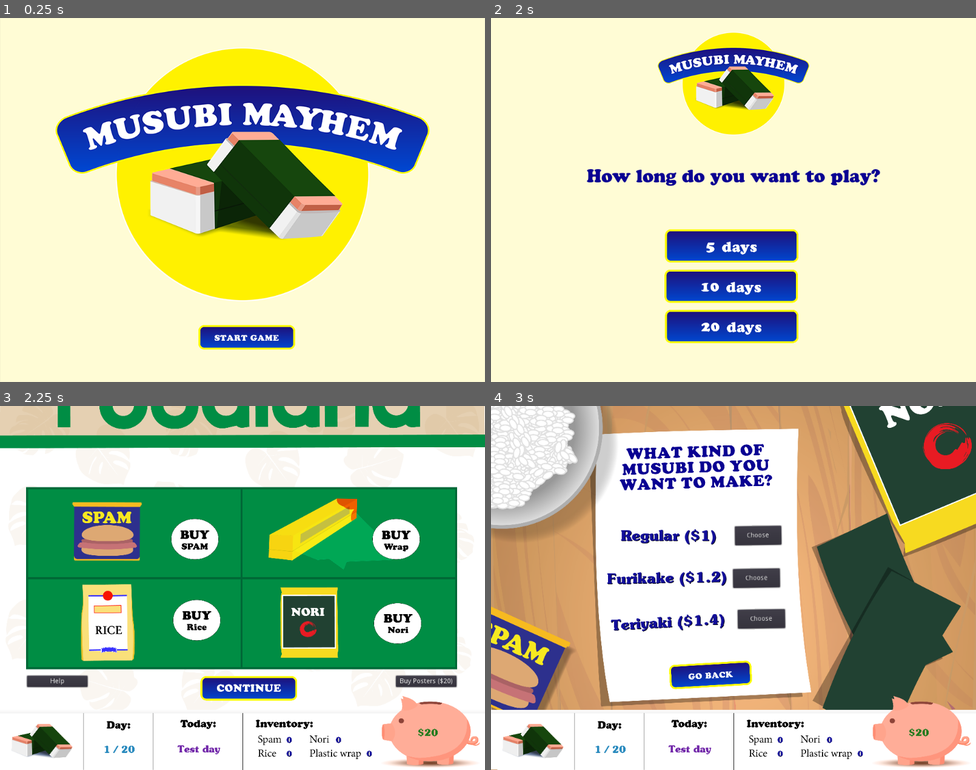
Above: before the commit, frames 1-4 (two rows, left to right).
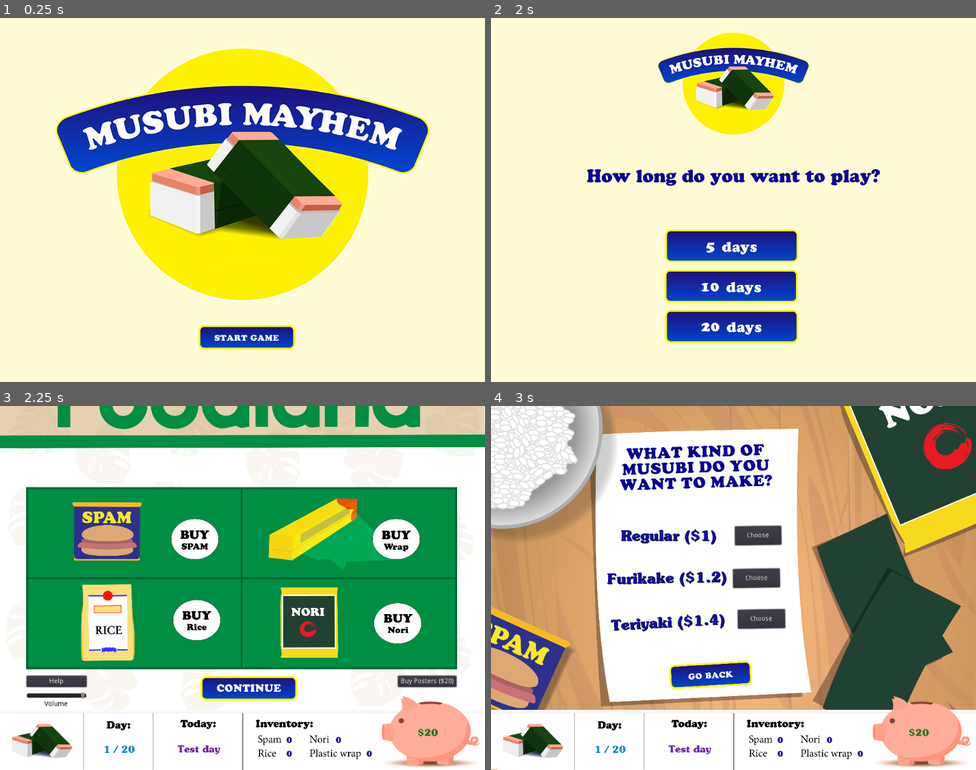
Above: after the commit, the same moments.

Repository: CactusQ/Musubi
Game: Godot game, scene res://scenes/1Main.tscn
The game is run twice, just before and just after one commit, with the same random seed, the same clock (stepped at 60 frames per second) and the same inputs.
Inputs (mouse positions are in pixels of both pictures, inside the frame that each line leads up to):
- Up to frame 1 (0.25 s): no input
- Up to frame 2 (2 s): click (738, 338) at 0.5 s; click (738, 338) at 1.25 s
- Up to frame 3 (2.25 s): click (247, 715) at 2 s
- Up to frame 4 (3 s): click (738, 689) at 2.75 s

Frames 1-2 are identical in both runs. In frame 3, 0.4% of the frame differs, in the area x 5-94%, y 73-83%; in frame 4, nothing differs.

Commit message:
added sound and volume slide

Diff:
--- a/scenes/1Main.tscn
+++ b/scenes/1Main.tscn
@@ -1,8 +1,9 @@
-[gd_scene load_steps=4 format=2]
+[gd_scene load_steps=5 format=2]
 
 [ext_resource path="res://scripts/Main.gd" type="Script" id=1]
 [ext_resource path="res://buttons/start_button.png" type="Texture" id=2]
 [ext_resource path="res://Images/Welcome.png" type="Texture" id=3]
+[ext_resource path="res://ES_Caribbean Arcade - Christian Nanzell.mp3" type="AudioStream" id=4]
 
 [node name="Main_scene" type="Node2D"]
 script = ExtResource( 1 )
@@ -19,4 +20,8 @@
 rect_scale = Vector2( 0.25, 0.25 )
 texture_normal = ExtResource( 2 )
 
+[node name="AudioStreamPlayer" type="AudioStreamPlayer" parent="."]
+stream = ExtResource( 4 )
+autoplay = true
+
 [connection signal="pressed" from="start_game_button" to="." method="_on_start_game_button_pressed"]
--- a/scenes/4Purchasing.tscn
+++ b/scenes/4Purchasing.tscn
@@ -154,7 +154,7 @@
 anchor_bottom = 0.5
 margin_left = 422.0
 margin_top = 569.0
-margin_right = 1129.0
+margin_right = 1250.0
 margin_bottom = 782.0
 rect_scale = Vector2( 0.25, 0.25 )
 icon = ExtResource( 9 )
@@ -222,7 +222,7 @@
 icon_align = 1
 
 [node name="PosterBuyButton" type="Button" parent="."]
-margin_left = 836.0
+margin_left = 840.0
 margin_top = 569.0
 margin_right = 964.0
 margin_bottom = 593.0
@@ -231,13 +231,32 @@
 icon_align = 1
 
 [node name="HelpButton" type="Button" parent="."]
-margin_left = 57.0
+margin_left = 56.0
 margin_top = 569.0
-margin_right = 185.0
+margin_right = 183.0
 margin_bottom = 593.0
 size_flags_vertical = 2
 text = "Help"
 icon_align = 1
+
+[node name="HSlider" type="HSlider" parent="."]
+margin_left = 56.0
+margin_top = 600.0
+margin_right = 183.0
+margin_bottom = 622.0
+min_value = -30.0
+max_value = 0.0
+
+[node name="Label" type="Label" parent="HSlider"]
+margin_left = -1.0
+margin_top = 22.0
+margin_right = 127.0
+margin_bottom = 53.0
+custom_colors/font_color = Color( 0, 0, 0, 1 )
+text = "Volume
+"
+align = 1
+valign = 1
 
 [connection signal="pressed" from="ContinueButton" to="." method="_on_ContinueButton_pressed"]
 [connection signal="pressed" from="NoriBuyButton" to="." method="_on_NoriBuyButton_pressed"]
@@ -246,3 +265,4 @@
 [connection signal="pressed" from="SpamBuyButton" to="." method="_on_SpamBuyButton_pressed"]
 [connection signal="pressed" from="PosterBuyButton" to="." method="_on_PosterBuyButton_pressed"]
 [connection signal="pressed" from="HelpButton" to="." method="_on_HelpButton_pressed"]
+[connection signal="value_changed" from="HSlider" to="." method="_on_HSlider_value_changed"]
--- /dev/null
+++ b/scripts/HSlider.gd
@@ -0,0 +1,11 @@
+extends HSlider
+
+var master_bus = AudioServer.get_bus_index ("Master")
+
+func _on_HSlider_value_changed(value):
+	AudioServer.set_bus_volume_db(master_bus, value)
+
+	if value == -30:
+		AudioServer.set_bus_mute (master_bus, true)
+	else:
+		AudioServer.set_bus_mute(master_bus, false)
--- a/scripts/Main.gd
+++ b/scripts/Main.gd
@@ -4,6 +4,7 @@
 func _ready():
 	self.name = "Homescreen"
 
+
 func _on_start_game_button_pressed():
 	var story = load("res://scenes/2Storytelling.tscn").instance()
 	add_child(story)
--- a/scripts/Purchasing.gd
+++ b/scripts/Purchasing.gd
@@ -108,3 +108,14 @@
 
 func _on_HelpButton_pressed():
 	add_child(load("res://scenes/Help.tscn").instance())
+
+
+
+
+var master_bus = AudioServer.get_bus_index ("Master")
+func _on_HSlider_value_changed(value):
+	AudioServer.set_bus_volume_db(master_bus, value)
+	if value == -30:
+		AudioServer.set_bus_mute (master_bus, true)
+	else:
+		AudioServer.set_bus_mute(master_bus, false)
Not shown, added: ES_Caribbean Arcade - Christian Nanzell.mp3.import
Not shown, changed: .DS_Store
Not shown, added: ES_Caribbean Arcade - Christian Nanzell.mp3
